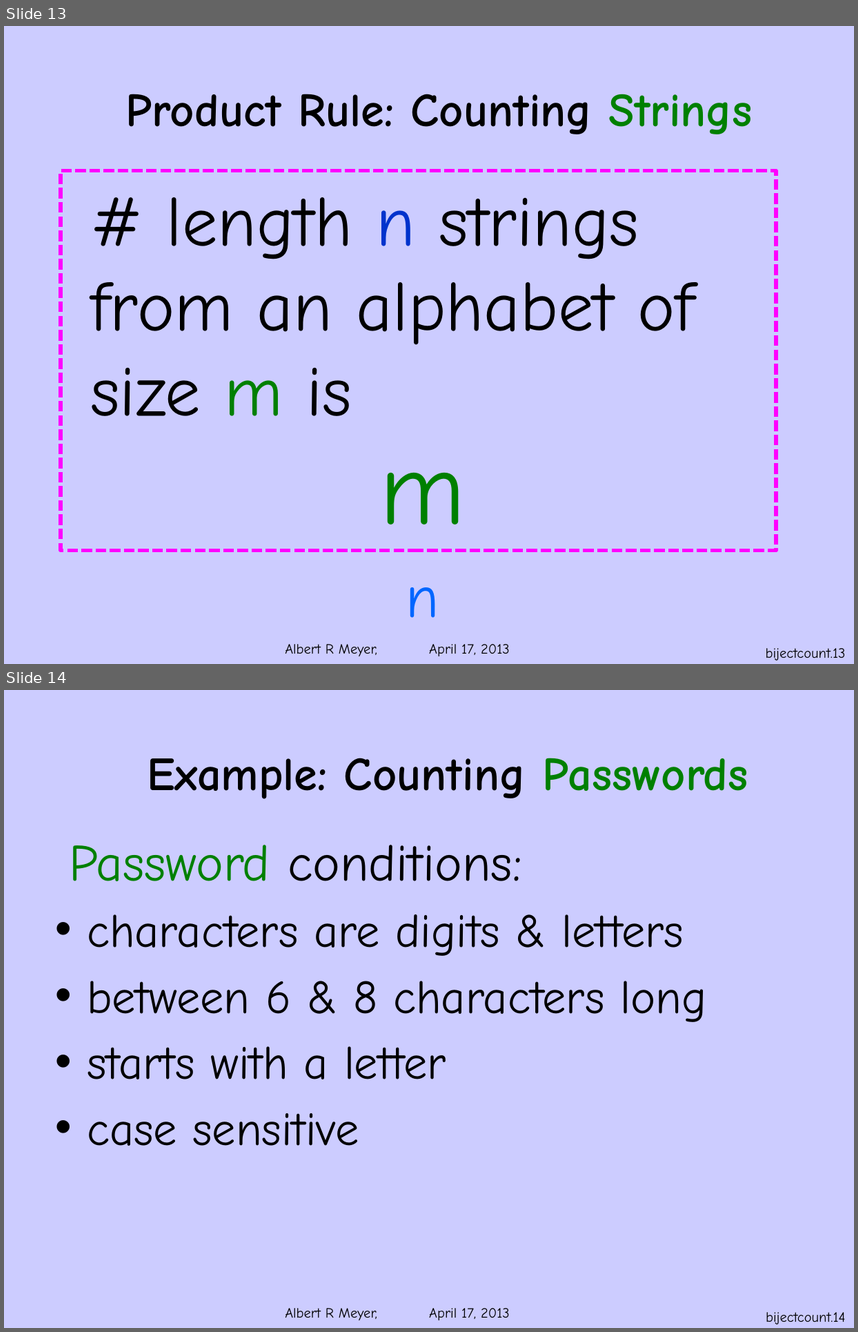
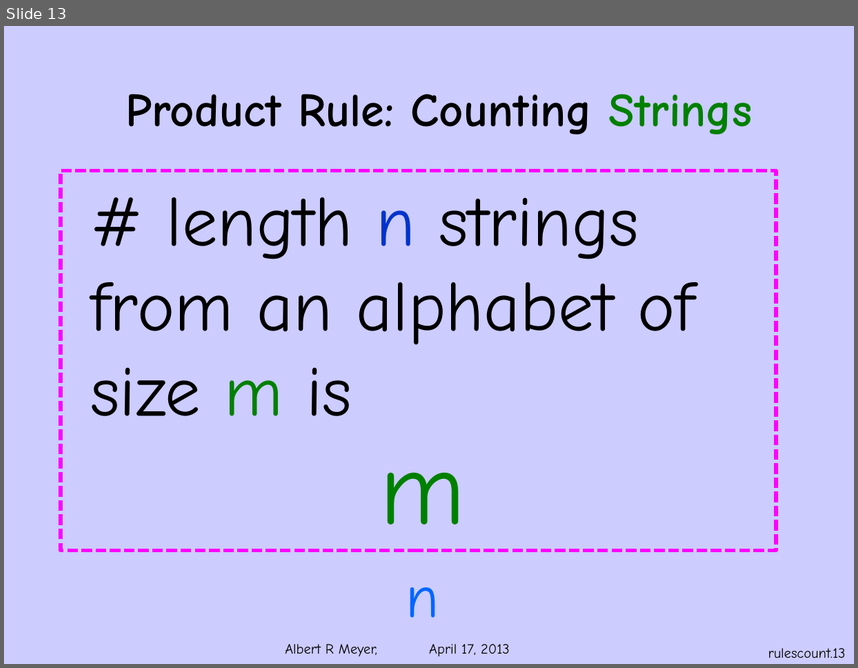
Before and after one commit to armeyer/mcs_web, a slide deck: spring13/slides13/counting.pptx. Shown one above the other, each under a label of ours: slides 13 and 14 before the commit, slide 13 after it. The pictures are 858x1332 and 858x668 pixels, drawn with LibreOffice and Linux fonts; fonts in the diff are those of the drawing; background and template pictures are left out. Boxes give left, top, right and bottom in pixels: in the first picture for what was removed or moved away, otherwise in the second. Text is boxed around its words. In the diff, an @@ line names an element or a change of style, - is before the commit and + after.

Commit message:
split counting.pptx into counting-rules and bijection-count

```diff
--- a/spring13/slides13/counting.pptx
+++ b/spring13/slides13/counting.pptx
@@ slide 14 removed at [4,690,854,1328], background #CCCCFF; not listed: 1 template element that a slide beside it also shows @@
@@ title removed at [147,758,749,799] @@
-Example: Counting Passwords
@@ text removed at [69,845,522,881] @@
-Password conditions:
@@ text removed at [87,914,706,1145] @@
-• characters are digits & letters
-• between 6 & 8 characters long
-• starts with a letter
-• case sensitive
@@ page number removed at [766,1312,845,1324] @@
-bijectcount.14
@@ page number at [769,648,846,657]: text changed @@
-bijectcount.13
+rulescount.13
```
Also in this commit, not shown: 3 slides changed, 14 other slides removed, 2 other files.
